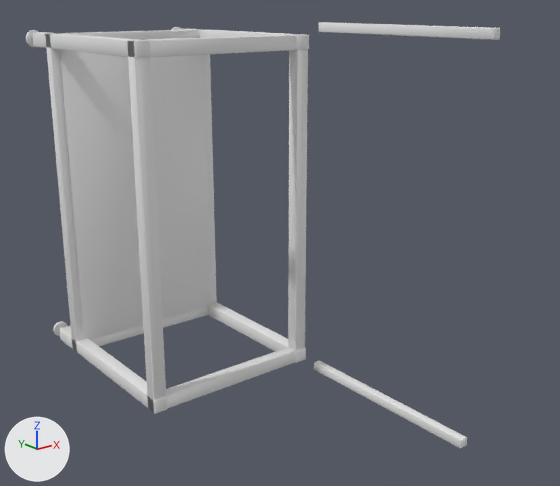
What one commit did to the OBJ model assets/props/workbench/frame.obj.
One viewpoint serves both versions: a 50 mm lens placed at (-1.324, -2.636, 0.655), pointed at (0.104, -0.851, -0.059). Arrows for +X, +Y and +Z are at lower left; the lights stay in place. The first picture is the older version. Where no turn or scale is listed for an object, it has been applied to the vertices. Vertices at exactly the same position are counted once.

Script lines for the objects in view, before the commit:
```python
me_frame_export = bpy.data.meshes.new('frame_export')
me_frame_export.from_pydata(...)  # 4608 vertices, 9156 faces; spans x -0.308..0.348, y -1.42..0.0, z -0.589..0.589
ob_frame_export = bpy.data.objects.new('frame_export', me_frame_export)
ob_frame_export.location = (0.0, 0.0, 0.0)
```
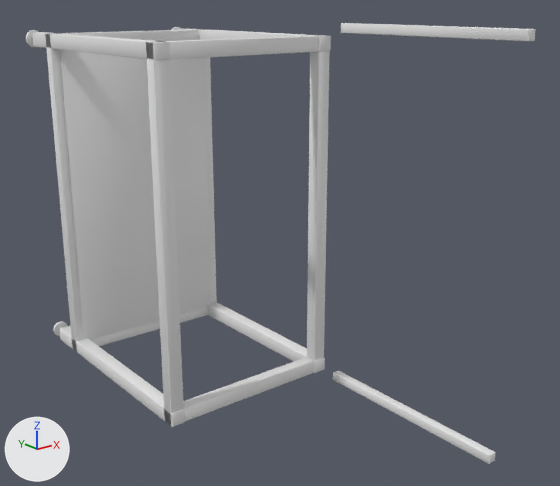
Where the change shows, as pixel boxes [x1, y1, x2, y2] in the pictures (560 x 486 px; the box of a moved part takes in the faces that stretch with it):
'frame_export', reshaped (8% wider)
    before: [26, 22, 500, 449]
    after: [26, 23, 536, 464]
part 1 of me_frame_export, moved or reshaped
    before: [127, 40, 166, 412]
    after: [146, 41, 184, 426]
part 2 of me_frame_export, moved or reshaped
    before: [288, 34, 308, 351]
    after: [307, 35, 330, 361]
part 3 of me_frame_export, moved or reshaped
    before: [166, 347, 295, 408]
    after: [183, 357, 314, 421]
part 4 of me_frame_export, moved or reshaped
    before: [146, 35, 297, 57]
    after: [166, 36, 319, 59]
part 5 of me_frame_export, moved or reshaped
    before: [314, 361, 467, 449]
    after: [333, 371, 496, 464]
part 6 of me_frame_export, moved or reshaped
    before: [319, 22, 500, 40]
    after: [341, 23, 536, 41]
part 7 of me_frame_export, moved or reshaped
    before: [59, 326, 168, 414]
    after: [59, 326, 185, 427]
part 8 of me_frame_export, moved or reshaped
    before: [32, 32, 151, 58]
    after: [32, 32, 170, 60]
part 9 of me_frame_export, moved or reshaped
    before: [208, 302, 306, 363]
    after: [208, 302, 325, 373]
part 10 of me_frame_export, moved or reshaped
    before: [178, 29, 309, 50]
    after: [178, 29, 331, 52]

Edits to the bpy script that builds the scene:
```text
Change me_frame_export:
    used by ob_frame_export; location = (0.0, 0.0, 0.0)
    remove me_frame_export.from_pydata(...)  # 4608 vertices, 9156 faces; spans x -0.308..0.348, y -1.42..0.0, z -0.589..0.589
    add me_frame_export.from_pydata(...)  # 4608 vertices, 9156 faces; spans x -0.308..0.348, y -1.52..0.0, z -0.589..0.589
    me_frame_export part 1: the loose piece of 96 vertices spanning x -0.303..-0.257, y -0.744..-0.704, z -0.552..0.553 is moved by (0.0, -0.1, 0.0)
    me_frame_export part 2: the loose piece of 96 vertices spanning x 0.257..0.303, y -0.744..-0.704, z -0.552..0.553 is moved by (0.0, -0.1, 0.0)
    me_frame_export part 3: the loose piece of 96 vertices spanning x -0.28..0.28, y -0.744..-0.704, z -0.552..-0.507 is moved by (0.0, -0.1, 0.0)
    me_frame_export part 4: the loose piece of 96 vertices spanning x -0.28..0.28, y -0.744..-0.704, z 0.508..0.553 is moved by (0.0, -0.1, 0.0)
    me_frame_export part 5: the loose piece of 96 vertices spanning x 0.32..0.348, y -1.42..-0.77, z -0.589..-0.561 is moved by (0.0, -0.1, 0.0)
    me_frame_export part 6: the loose piece of 96 vertices spanning x 0.32..0.348, y -1.42..-0.77, z 0.561..0.589 is moved by (0.0, -0.1, 0.0)
    me_frame_export part 7: all 48 vertices in x -0.303..-0.257, y -0.748..-0.746, z -0.552..-0.507 are moved by (0.0, -0.1, 0.0)
    me_frame_export part 8: all 48 vertices in x -0.303..-0.257, y -0.748..-0.746, z 0.508..0.553 are moved by (0.0, -0.1, 0.0)
    me_frame_export part 9: all 48 vertices in x 0.257..0.303, y -0.748..-0.746, z -0.552..-0.507 are moved by (0.0, -0.1, 0.0)
    me_frame_export part 10: all 48 vertices in x 0.257..0.303, y -0.748..-0.746, z 0.508..0.553 are moved by (0.0, -0.1, 0.0)
```
